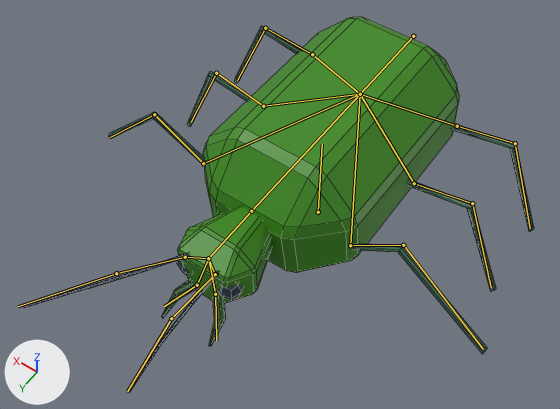
The Blender file assets/blender/tiger-beetle.blend as it was, and as the next commit left it.
One viewpoint serves both versions: a camera (50 mm lens) standing at (-0.752, 1.254, 1.903) and looking at (-0.032, 0.247, 0.32). Arrows for +X, +Y and +Z are at lower left; the lights stay in place. The first picture is the older version. Both versions are drawn at frame 3 of the action 'attack'; the numbers are the values there. The bones that bend it are drawn over the model as lines. Mesh edges are drawn as thin lines.

Objects in the first picture: 'madible1'.
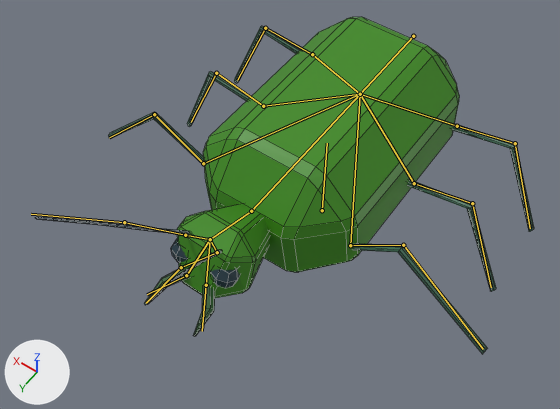
What differs and where, as boxes (x1, y1, x2, y2) in the pictures (560 x 409 px):
'madible1', posed (10% shorter)
    before: (24, 17, 534, 393)
    after: (35, 17, 534, 354)
bone 'Bone.008', root to tip
    before: (251, 211) to (208, 258)
    after: (251, 211) to (210, 239)

What the commit changed:
Bone 'Bone.008' (bone_bone_008) turns from (0, 0, 0) to (22, 0, 0) degrees about its own x, y and z.
